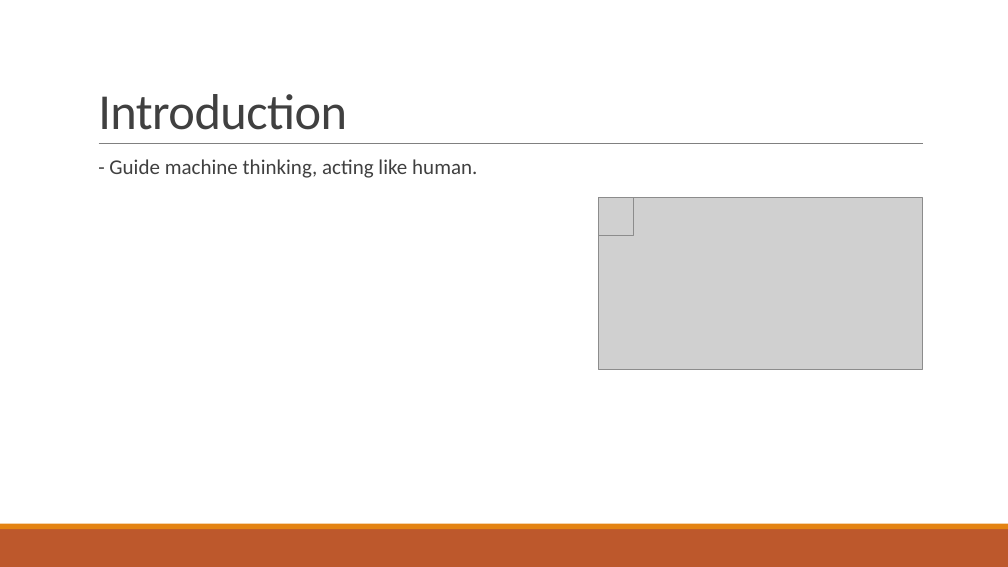
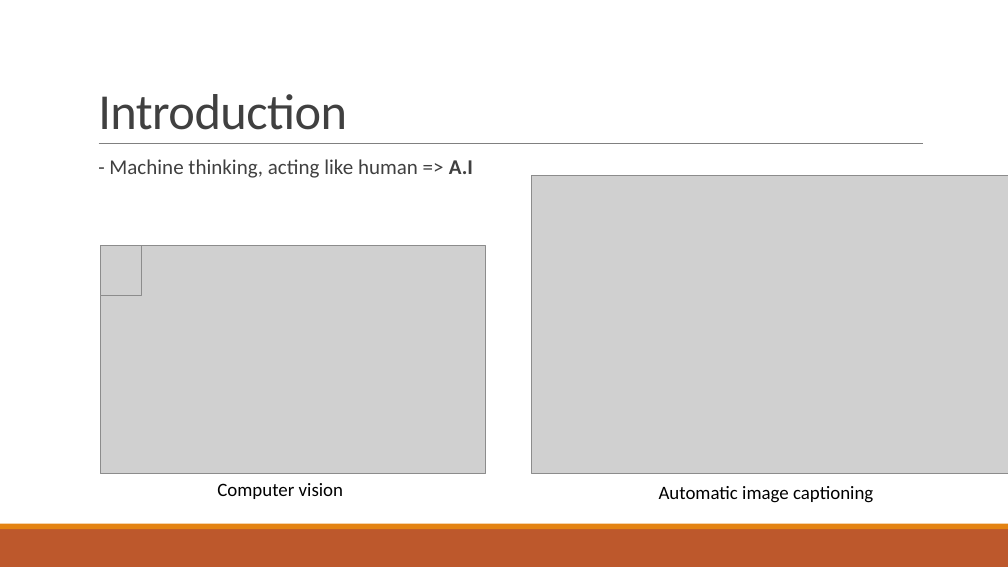
Before and after one commit to dthieu/AI, a slide deck: slide 4 of Machine learning introduction.pptx. Drawn at 1008x567 pixels with LibreOffice and Linux fonts; fonts in the diff are those of the drawing; grey boxes stand for pictures. Boxes give left, top, right and bottom in pixels: in the first picture for what was removed or moved away, otherwise in the second. Text is boxed around its words. In the diff, an @@ line names an element or a change of style, - is before the commit and + after.

```diff
--- a/Machine learning introduction.pptx
+++ b/Machine learning introduction.pptx
@@ text at <box>109,159,473,178</box>: text changed @@
-  - Guide machine thinking, acting like human.
+  - Machine thinking, acting like human => A.I
@@ picture added at <box>532,175,1008,474</box> @@
@@ picture: place and size @@
-picture at <box>599,197,923,369</box>
+picture at <box>100,246,485,474</box>
@@ picture: place and size @@
-picture at <box>599,197,634,235</box>
+picture at <box>100,246,141,296</box>
@@ text added at <box>217,483,343,499</box>, 18 pt, text #000000 @@
+Computer vision
@@ text added at <box>659,486,873,503</box>, 18 pt, text #000000 @@
+Automatic image captioning
```
Also in this commit, not shown: 6 other slides changed, 6 slides added, 1 slide removed.
